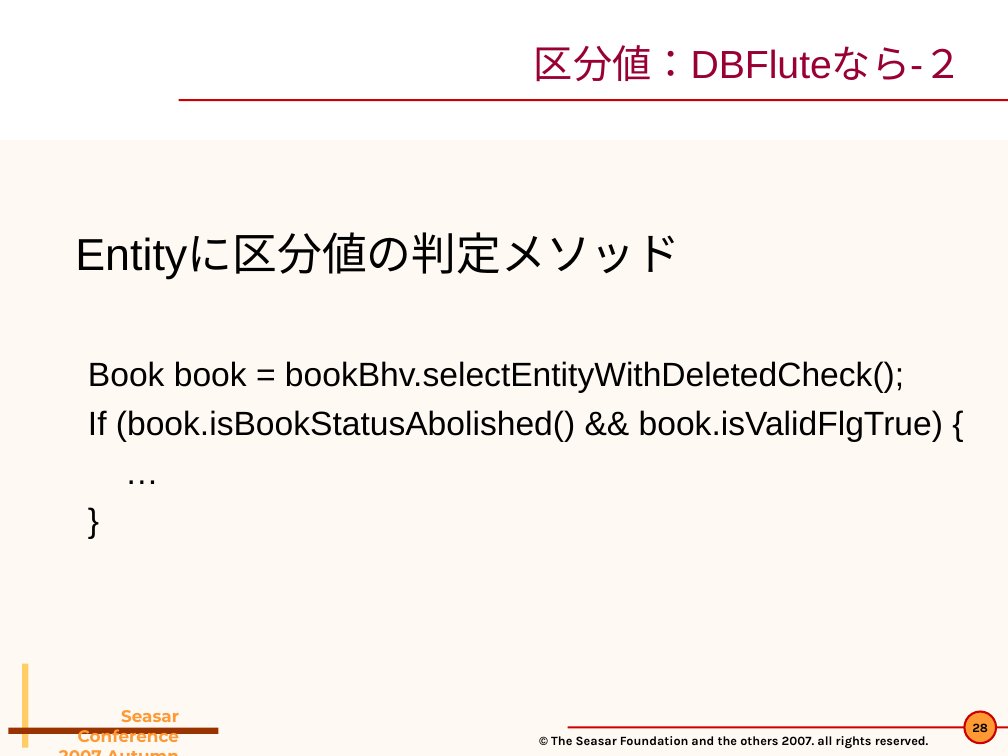
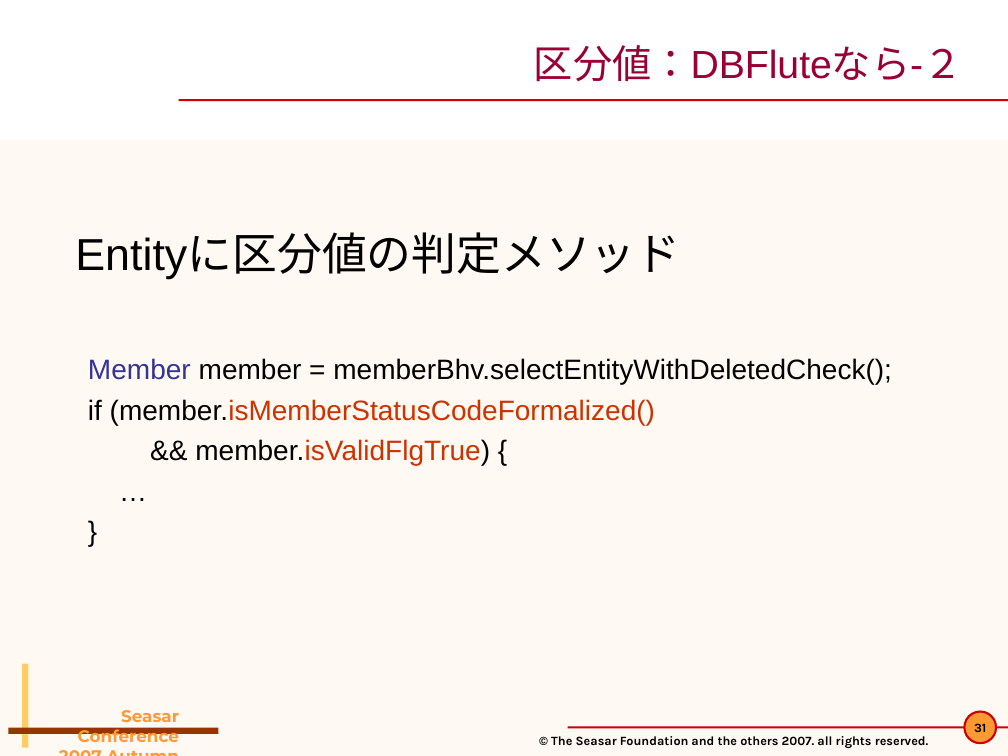
Before and after one commit to seasarorg/dbflute, a slide deck: slide 31 of dbflute/etc/doc/pres/sc2007a_2-DBFlute.ppt (slide 28 before the commit). Drawn at 1008x756 pixels with LibreOffice and Linux fonts; fonts in the diff are those of the drawing; background and template pictures are left out. Boxes give left, top, right and bottom in pixels: in the first picture for what was removed or moved away, otherwise in the second. Text is boxed around its words. In the diff, an @@ line names an element or a change of style, - is before the commit and + after.

```diff
--- a/dbflute/etc/doc/pres/sc2007a_2-DBFlute.ppt
+++ b/dbflute/etc/doc/pres/sc2007a_2-DBFlute.ppt
@@ text "Entityに区分値の判定メソッド" at [75,235,892,465]: size 24 to 20 pt in "…", "}"; less space between paragraphs @@
@@ text at [88,358,892,465]: text changed; size 24 to 20 pt @@
-  Book book = bookBhv.selectEntityWithDeletedCheck();
-  If (book.isBookStatusAbolished() && book.isValidFlgTrue) {
+  Member member = memberBhv.selectEntityWithDeletedCheck();
+  if (member.isMemberStatusCodeFormalized()
+  && member.isValidFlgTrue) {
@@ page number at [974,723,986,732]: text changed @@
-28
+31
```
Also in this commit, not shown: 38 other slides changed, 6 slides added, 3 slides removed, 2 other files.
